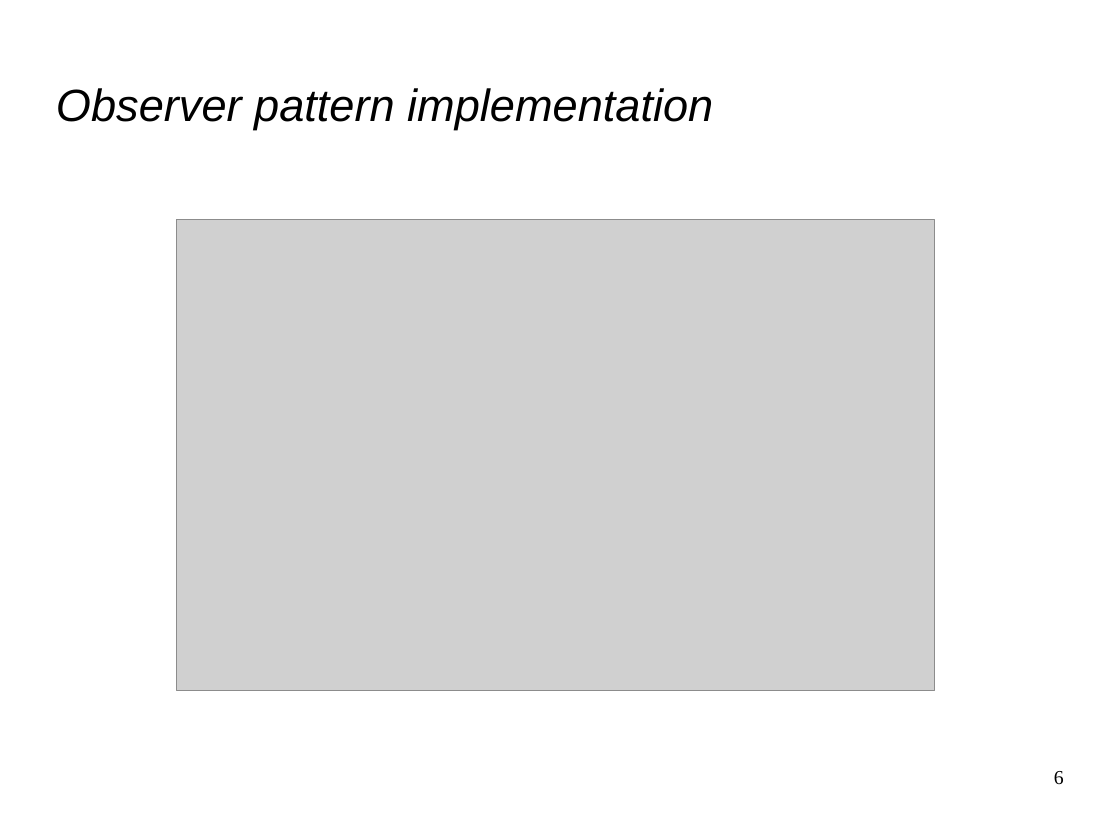
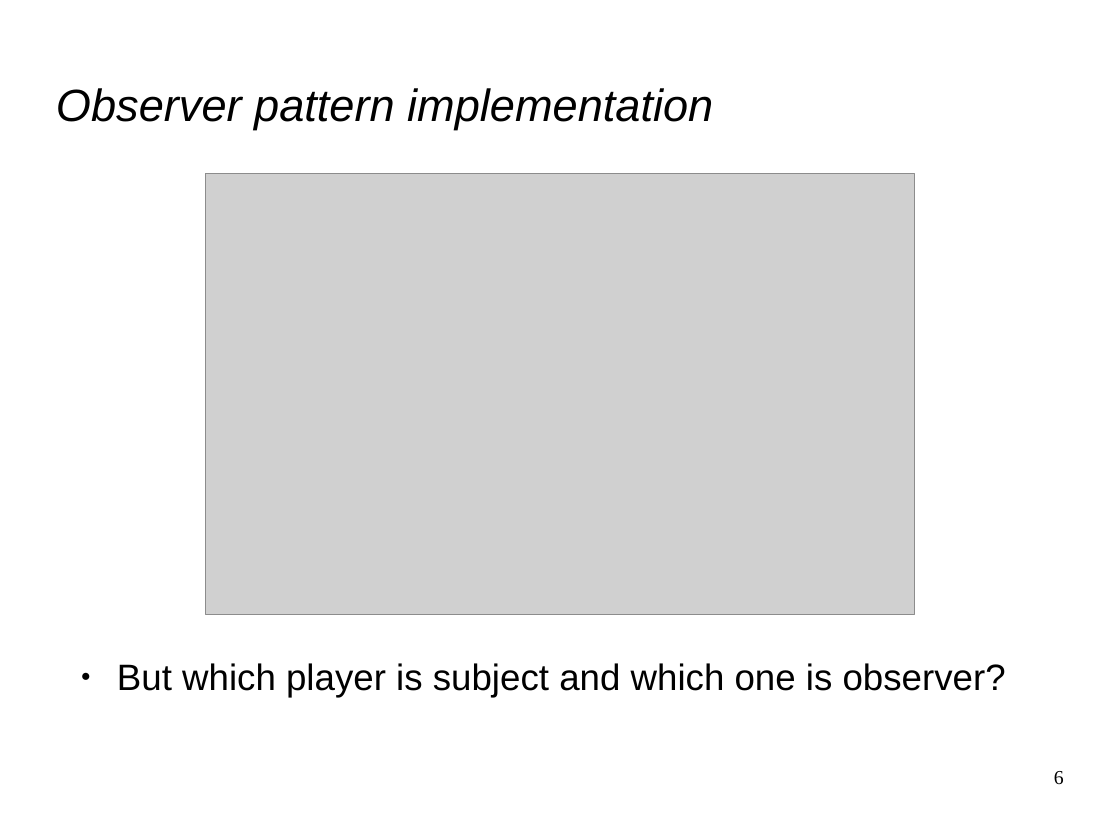
Before and after one commit to phil535/Massive-Multiplayer-Observer, a slide deck: slide 6 of Doc/pres_dp.odp. Drawn at 1120x840 pixels with LibreOffice and Linux fonts; fonts in the diff are those of the drawing; grey boxes stand for pictures. Boxes give left, top, right and bottom in pixels: in the first picture for what was removed or moved away, otherwise in the second. Text is boxed around its words. In the diff, an @@ line names an element or a change of style, - is before the commit and + after.

```diff
--- a/Doc/pres_dp.odp
+++ b/Doc/pres_dp.odp
@@ picture: place and size @@
-picture at [177, 221, 935, 691]
+picture at [205, 174, 915, 614]
@@ text added at [117, 663, 1006, 697], 26 pt, text #000000 @@
+● But which player is subject and which one is observer?
```
Also in this commit, not shown: 5 other slides changed, 3 slides added.
